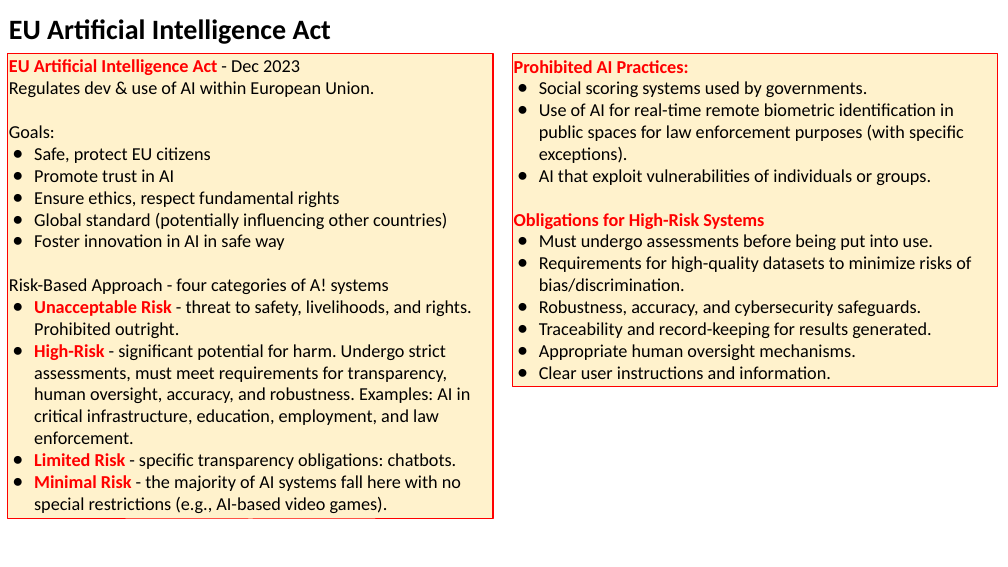
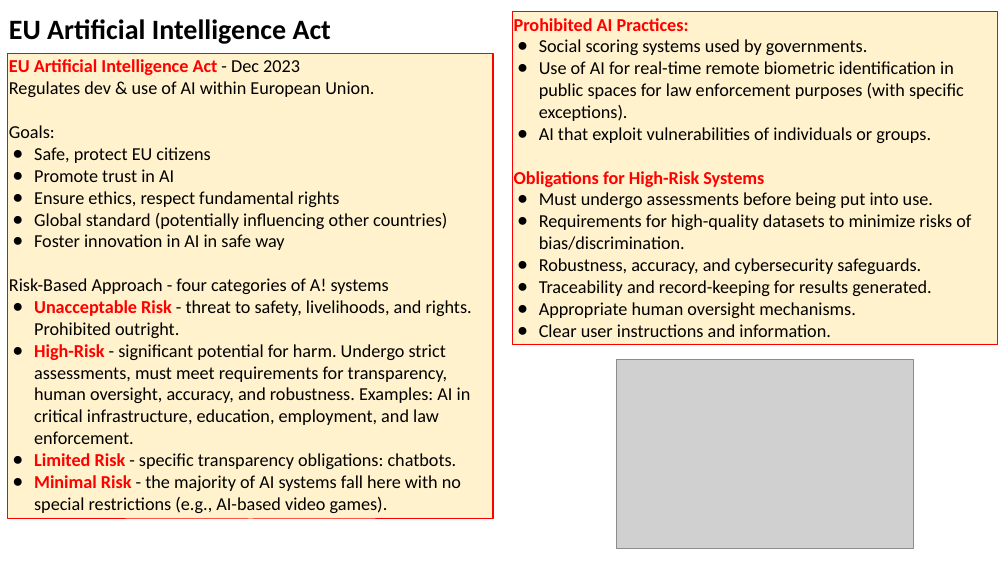
Before and after one commit to lselector/seminar, a slide deck: slide 12 of 2024/2024-03-08-AI-Updates.pptx. Drawn at 1008x567 pixels with LibreOffice and Linux fonts; fonts in the diff are those of the drawing; grey boxes stand for pictures. Boxes give left, top, right and bottom in pixels: in the first picture for what was removed or moved away, otherwise in the second. Text is boxed around its words. In the diff, an @@ line names an element or a change of style, - is before the commit and + after.

```diff
--- a/2024/2024-03-08-AI-Updates.pptx
+++ b/2024/2024-03-08-AI-Updates.pptx
@@ rectangle "Prohibited AI Practices:": place and size @@
-rectangle "Prohibited AI Practices:" at <box>513,53,998,386</box>
+rectangle "Prohibited AI Practices:" at <box>513,12,998,345</box>
@@ picture added at <box>617,360,913,548</box> @@
```
Also in this commit, not shown: 7 other slides changed.
